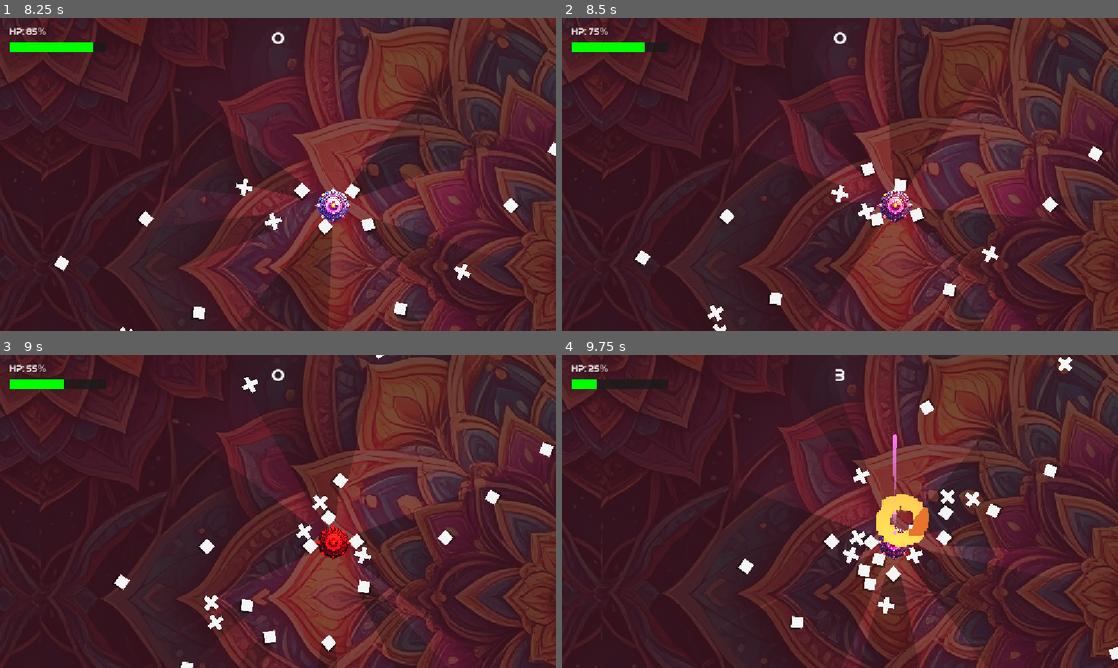
Above: before the commit, frames 1-4 (two rows, left to right).
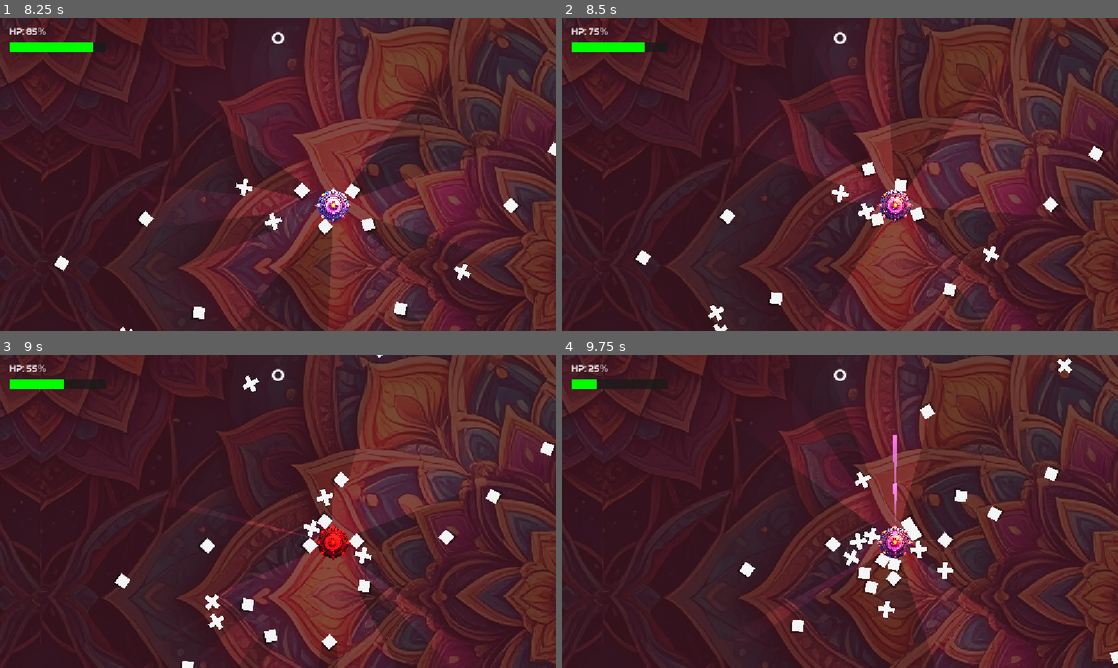
Above: after the commit, the same moments.

Repository: howardkam/Blockade
Game: Godot game, scene res://title.tscn
Same seed, same stepped clock (60 frames per second), same inputs: the game is played once before the commit and once after it. The engine's default icon, where the game draws it, is replaced by a stand-in: a white triangle on a blue panel in a dark square. Sound files missing from this copy of the repository are replaced by a short silence.
Inputs:
- Up to frame 1 (8.25 s): tap Enter (start) at 0.5 s; hold D (right) 0.53-1.28 s; hold Enter (start) 0.53-1.28 s; hold S (down) 1.28-2.03 s; tap Keypad Enter every 1.5 s from 1.35 to 7.35 s; hold D (right) 2.03-2.78 s; hold Enter (start) 2.03-2.78 s; hold I (shootup) 2.78-3.53 s; hold Enter (start) 3.53-4.28 s; hold A (left) 3.53-5.03 s; hold S (down) 5.03-5.78 s; hold Enter (start) 5.03-5.78 s; hold D (right) 5.78-6.53 s; hold I (shootup) 6.53-7.28 s; hold Enter (start) 6.53-7.28 s; hold D (right) 7.28-8.03 s; hold S (down) from 8.03 s (still down); hold Enter (start) from 8.03 s (still down)
- Up to frame 2 (8.5 s): keep holding S (down); keep holding Enter (start)
- Up to frame 3 (9 s): release S (down) at 8.78 s; release Enter (start) at 8.78 s; hold A (left) from 8.78 s (still down); tap Keypad Enter at 8.85 s
- Up to frame 4 (9.75 s): release A (left) at 9.53 s; hold I (shootup) from 9.53 s (still down); hold Enter (start) from 9.53 s (still down)

Frame 1 is identical in both runs. In frame 2, 1.3% of the frame differs, in the area x 2-100%, y 0-100%; in frame 3, 5.3%; in frame 4, 16%, in the area x 0-100%, y 0-100%.

Commit message:
Fix and adjust powerup icons

Diff:
--- a/bomb.tscn
+++ b/bomb.tscn
@@ -1,10 +1,10 @@
 [gd_scene format=3 uid="uid://cu485jghwebnu"]
 
 [ext_resource type="Script" uid="uid://dvwkod6blp36m" path="res://bomb.gd" id="1_4fn8o"]
-[ext_resource type="Texture2D" uid="uid://brfdnkejv5lq" path="res://Assets/nukeicon.png" id="2_4fn8o"]
+[ext_resource type="Texture2D" uid="uid://cw8q0h7u22qkt" path="res://Assets/powerup_icon_nuke.png" id="2_4fn8o"]
 
-[sub_resource type="CircleShape2D" id="CircleShape2D_6xcap"]
-radius = 64.0
+[sub_resource type="RectangleShape2D" id="RectangleShape2D_v6mwd"]
+size = Vector2(213.33333, 213.33333)
 
 [sub_resource type="Gradient" id="Gradient_fade"]
 colors = PackedColorArray(1, 1, 1, 1, 1, 1, 1, 0)
@@ -14,30 +14,33 @@
 colors = PackedColorArray(1, 0, 0, 1, 1, 0.5, 0, 1, 1, 1, 0, 1, 0, 1, 0, 1, 0, 1, 1, 1, 0, 0.5, 1, 1, 1, 0, 1, 1)
 
 [node name="bomb" type="Area2D" unique_id=2124733722]
+scale = Vector2(0.3, 0.3)
 collision_mask = 3
 script = ExtResource("1_4fn8o")
 
-[node name="Nukeicon" type="Sprite2D" parent="." unique_id=1184723754]
-texture_filter = 1
-scale = Vector2(0.6, 0.6)
-texture = ExtResource("2_4fn8o")
-
 [node name="CollisionShape2D" type="CollisionShape2D" parent="." unique_id=2064217907]
-shape = SubResource("CircleShape2D_6xcap")
+position = Vector2(-3.1789143e-06, -3.1789143e-06)
+shape = SubResource("RectangleShape2D_v6mwd")
 
 [node name="RainbowExplosionParticles" type="CPUParticles2D" parent="." unique_id=382053910]
 emitting = false
-amount = 600
-lifetime = 0.85
+amount = 800
+lifetime = 1.2
 one_shot = true
 explosiveness = 1.0
 spread = 180.0
 gravity = Vector2(0, 0)
-initial_velocity_min = 1000.0
-initial_velocity_max = 1400.0
+initial_velocity_min = 1800.0
+initial_velocity_max = 2400.0
 damping_min = 400.0
 damping_max = 600.0
-scale_amount_min = 6.0
-scale_amount_max = 14.0
+scale_amount_min = 8.0
+scale_amount_max = 18.0
 color_ramp = SubResource("Gradient_fade")
 color_initial_ramp = SubResource("Gradient_rainbow")
+
+[node name="PowerupIconNuke" type="Sprite2D" parent="." unique_id=2062730889]
+texture_filter = 1
+position = Vector2(1.1444092e-05, 0)
+scale = Vector2(0.6112703, 0.61127025)
+texture = ExtResource("2_4fn8o")
--- a/powerup_launcher.tscn
+++ b/powerup_launcher.tscn
@@ -1,36 +1,20 @@
 [gd_scene format=3 uid="uid://df0nuu8jos5s1"]
 
 [ext_resource type="Script" uid="uid://b4ntg5fulotw7" path="res://powerup_launcher.gd" id="1_5isyv"]
-[ext_resource type="Texture2D" uid="uid://b5k4ha7d74uic" path="res://Assets/missilemaverick.png" id="2_5isyv"]
-
-[sub_resource type="Gradient" id="Gradient_rainbow"]
-offsets = PackedFloat32Array(0, 0, 0, 0, 0, 0, 1)
-colors = PackedColorArray(1, 0, 0, 1, 1, 1, 0, 1, 0, 1, 0, 1, 0, 0.5, 1, 1, 0.5, 0, 1, 1, 1, 0, 0, 0, 1, 0.5, 0, 1)
+[ext_resource type="Texture2D" uid="uid://c8nophk6ar361" path="res://Assets/powerup_icon_missile.png" id="2_5isyv"]
 
 [sub_resource type="RectangleShape2D" id="RectangleShape2D_6xcap"]
-size = Vector2(10, 32)
+size = Vector2(64, 64)
 
 [node name="powerup-launcher" type="Area2D" unique_id=1228328914]
-scale = Vector2(2, 2)
+texture_filter = 1
 script = ExtResource("1_5isyv")
 
-[node name="RainbowParticles" type="CPUParticles2D" parent="." unique_id=497705905]
-amount = 500
-lifetime = 2.0
-emission_shape = 1
-emission_sphere_radius = 2.0
-spread = 180.0
-gravity = Vector2(0, 0)
-initial_velocity_min = 25.0
-initial_velocity_max = 50.0
-scale_amount_min = 2.0
-scale_amount_max = 4.0
-color_initial_ramp = SubResource("Gradient_rainbow")
+[node name="PowerupIconMissile" type="Sprite2D" parent="." unique_id=1244219520]
+texture_filter = 1
+position = Vector2(-2.3841858e-07, -1.9073486e-06)
+scale = Vector2(0.1797753, 0.17827298)
+texture = ExtResource("2_5isyv")
 
 [node name="CollisionShape2D" type="CollisionShape2D" parent="." unique_id=721176599]
 shape = SubResource("RectangleShape2D_6xcap")
-
-[node name="Missilemaverick" type="Sprite2D" parent="." unique_id=1216895361]
-texture_filter = 1
-position = Vector2(0, -1)
-texture = ExtResource("2_5isyv")
--- a/powerup_trident.tscn
+++ b/powerup_trident.tscn
@@ -1,42 +1,22 @@
-[gd_scene format=3 uid="uid://b77f2rf8trident"]
+[gd_scene format=3 uid="uid://dt61k2dnfgq26"]
 
-[ext_resource type="Script" path="res://powerup_trident.gd" id="1_tridentup"]
-[ext_resource type="Texture2D" uid="uid://b5k4ha7d74uic" path="res://Assets/missilemaverick.png" id="2_icon"]
-[ext_resource type="Texture2D" uid="uid://bbovv2rl2evjn" path="res://icon.svg" id="3_0ojt4"]
-
-[sub_resource type="Gradient" id="Gradient_rainbow"]
-offsets = PackedFloat32Array(0, 0.2, 0.4, 0.6, 0.8)
-colors = PackedColorArray(1, 0, 0, 1, 1, 1, 0, 1, 0, 1, 0, 1, 0, 0.5, 1, 1, 0.5, 0, 1, 1)
+[ext_resource type="Script" uid="uid://dpk0licjt6pvb" path="res://powerup_trident.gd" id="1_tridentup"]
+[ext_resource type="Texture2D" uid="uid://b0ygnjkhopc7v" path="res://Assets/powerup_icon_trident.png" id="2_v6mwd"]
 
 [sub_resource type="RectangleShape2D" id="RectangleShape2D_pickup"]
-size = Vector2(32, 32)
+size = Vector2(213.33333, 213.33331)
 
 [node name="powerup-trident" type="Area2D" unique_id=244519962]
-scale = Vector2(1.5, 1.5)
+scale = Vector2(0.3, 0.3)
 collision_layer = 0
 script = ExtResource("1_tridentup")
 
-[node name="RainbowParticles" type="CPUParticles2D" parent="." unique_id=939060648]
-amount = 40
-emission_shape = 1
-emission_sphere_radius = 4.0
-spread = 180.0
-gravity = Vector2(0, 0)
-initial_velocity_min = 20.0
-initial_velocity_max = 40.0
-scale_amount_min = 2.0
-scale_amount_max = 4.0
-color_initial_ramp = SubResource("Gradient_rainbow")
+[node name="PowerupIconTrident" type="Sprite2D" parent="." unique_id=572470199]
+texture_filter = 1
+position = Vector2(-7.6293945e-06, 0)
+scale = Vector2(0.6130268, 0.58447486)
+texture = ExtResource("2_v6mwd")
 
 [node name="CollisionShape2D" type="CollisionShape2D" parent="." unique_id=1844013451]
+position = Vector2(3.1789143e-06, 3.973643e-06)
 shape = SubResource("RectangleShape2D_pickup")
-
-[node name="Sprite2D" type="Sprite2D" parent="." unique_id=1958874053]
-modulate = Color(0.2, 0.8, 1.0, 1)
-scale = Vector2(0.25, 0.25)
-texture = ExtResource("2_icon")
-
-[node name="Icon" type="Sprite2D" parent="." unique_id=423426775]
-position = Vector2(0, 0)
-scale = Vector2(0.11458331, 0.10416666)
-texture = ExtResource("3_0ojt4")
--- a/sandbox.tscn
+++ b/sandbox.tscn
@@ -5,8 +5,9 @@
 [ext_resource type="Texture2D" uid="uid://co60ceob0ntjd" path="res://Assets/background-orange1.jpg" id="3_44b12"]
 [ext_resource type="AudioStream" uid="uid://bevvbsm6wtsm1" path="res://Assets/musictrack1.wav" id="4_0fpt2"]
 [ext_resource type="FontFile" uid="uid://7ni0c1a0kdcu" path="res://Assets/ka1.ttf" id="5_igx0j"]
-[ext_resource type="PackedScene" uid="uid://6kuhqqdilgo1" path="res://enemy_gigantor.tscn" id="7_0fpt2"]
+[ext_resource type="PackedScene" uid="uid://dt61k2dnfgq26" path="res://powerup_trident.tscn" id="7_0fpt2"]
 [ext_resource type="PackedScene" uid="uid://df0nuu8jos5s1" path="res://powerup_launcher.tscn" id="7_44b12"]
+[ext_resource type="PackedScene" uid="uid://cu485jghwebnu" path="res://bomb.tscn" id="8_igx0j"]
 
 [node name="sandbox" type="Node2D" unique_id=572615997]
 script = ExtResource("1_rjrbw")
@@ -60,5 +61,8 @@
 [node name="powerup-launcher" parent="." unique_id=1228328914 instance=ExtResource("7_44b12")]
 position = Vector2(39, 235)
 
-[node name="enemy gigantor" parent="." unique_id=862059250 instance=ExtResource("7_0fpt2")]
-position = Vector2(340, 324)
+[node name="powerup-trident" parent="." unique_id=244519962 instance=ExtResource("7_0fpt2")]
+position = Vector2(120, 232)
+
+[node name="bomb" parent="." unique_id=2124733722 instance=ExtResource("8_igx0j")]
+position = Vector2(192.00002, 232)
Binary file added: Assets/Items/Box_Item_0.png
Not shown, added: Assets/Items/Box_Item_0.png.import
Binary file added: Assets/Items/Box_Item_1.png
Not shown, added: Assets/Items/Box_Item_1.png.import
Binary file added: Assets/Items/Box_Item_10.png
Not shown, added: Assets/Items/Box_Item_10.png.import
Binary file added: Assets/Items/Box_Item_11.png
Not shown, added: Assets/Items/Box_Item_11.png.import
Binary file added: Assets/Items/Box_Item_12.png
Not shown, added: Assets/Items/Box_Item_12.png.import
Binary file added: Assets/Items/Box_Item_13.png
Not shown, added: Assets/Items/Box_Item_13.png.import
(and 476 more such lines)
